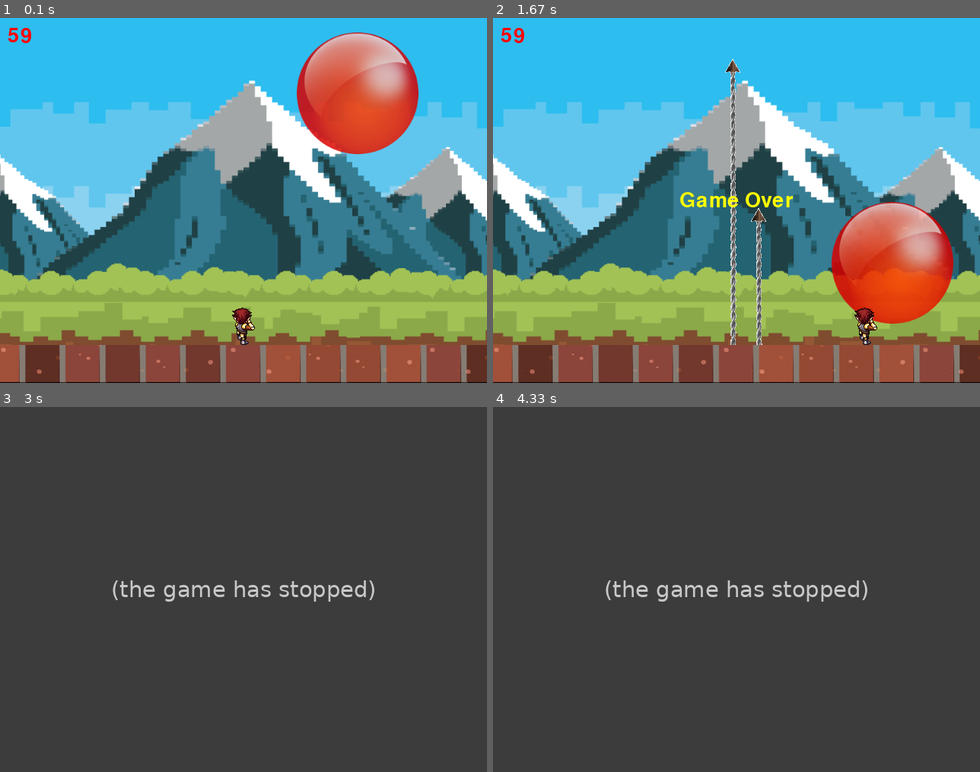
Above: before the commit, frames 1-4 (two rows, left to right).
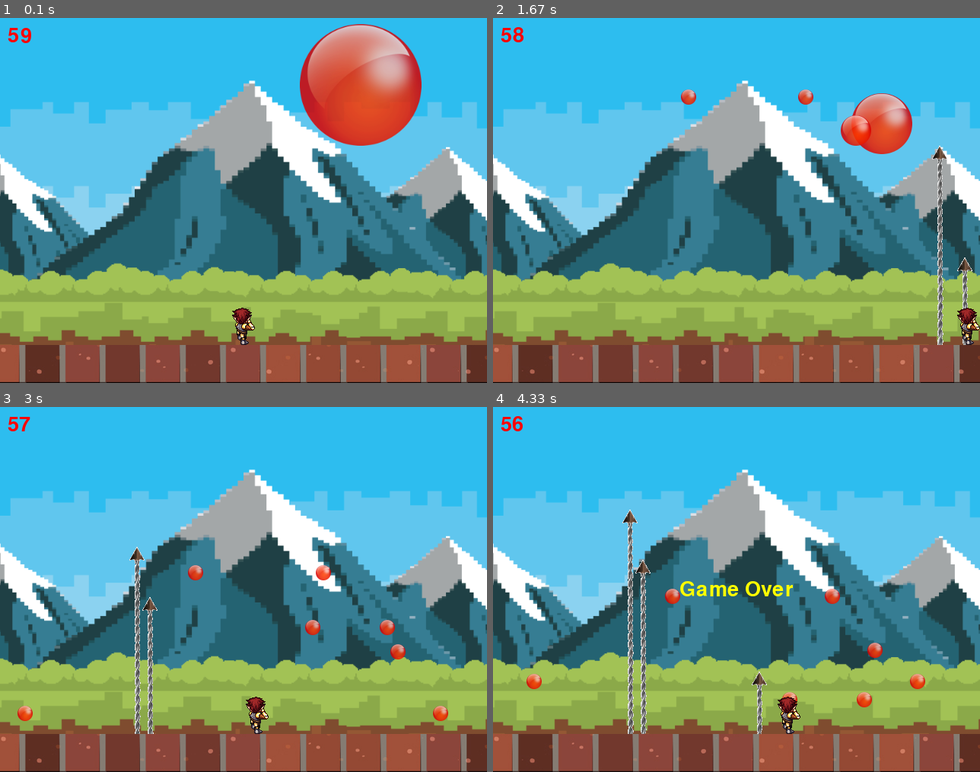
Above: after the commit, the same moments.

Repository: EscFrog/inflearn_python_pygame
Game: pygame game, started from pang_module_ver/main.py
The game is run twice, just before and just after one commit, with the same random seed, the same clock (stepped at 60 frames per second) and the same inputs.
Inputs:
- Up to frame 1 (0.1 s): no input
- Up to frame 2 (1.67 s): tap Space at 0.33, 0.73, 1.03, 1.23, 1.53 s; hold Right 0.67-1.13 s; hold Right 1.17-1.63 s
- Up to frame 3 (3 s): hold Left 1.67-2.2 s; tap Space at 1.73, 2.03, 2.3, 2.6, 2.73 s; hold Left 2.23-2.63 s; hold Right from 2.67 s (still down)
- Up to frame 4 (4.33 s): tap Space at 3.03 s; release Right at 3.3 s

The runs differ from the first frame. In frame 1, 2.7% of the frame differs, in the area x 60-87%, y 1-38%; in frame 2, 11%; in frame 3, 100%, in the area x 0-100%, y 0-100%; in frame 4, 100%.
Before the commit the program exited at 2.47 s; later frames show no game.

Commit message:
Update game_objects.py
공이 처음 생성될 때 튀어 오르는 속도를 좀 더 빠르게

Diff:
--- a/pang_module_ver/game_objects.py
+++ b/pang_module_ver/game_objects.py
@@ -23,11 +23,14 @@
         self.ball_type = ball_type_num
         self.rect.x = pos_x
         self.rect.y = pos_y
+
+        # 처음 속도는 설정 속도의 2/3
         if init_direction == "left":
-            self.velocity_x = -settings.ball_speed[ball_type_num][0] / 2 # 처음 속도는 설정 속도의 절반
+            self.velocity_x = -settings.ball_speed[ball_type_num][0] * (2 / 3)
         else:
-            self.velocity_x = settings.ball_speed[ball_type_num][0] / 2 # 처음 속도는 설정 속도의 절반
-        self.velocity_y = settings.ball_speed[ball_type_num][1] / 2 # 처음 속도는 설정 속도의 절반
+            self.velocity_x = settings.ball_speed[ball_type_num][0] * (2 / 3)
+        self.velocity_y = settings.ball_speed[ball_type_num][1] * (2 / 3)
+
         self.initial_velocity_y = settings.ball_speed[ball_type_num][1]  # 초기 낙하 속도 저장
         self.deletable = False
 
